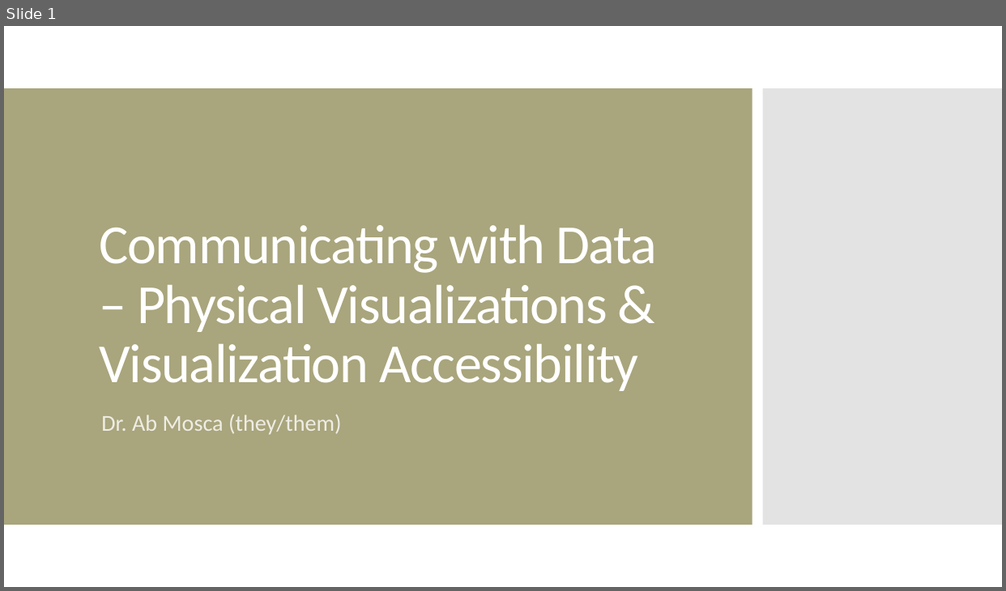
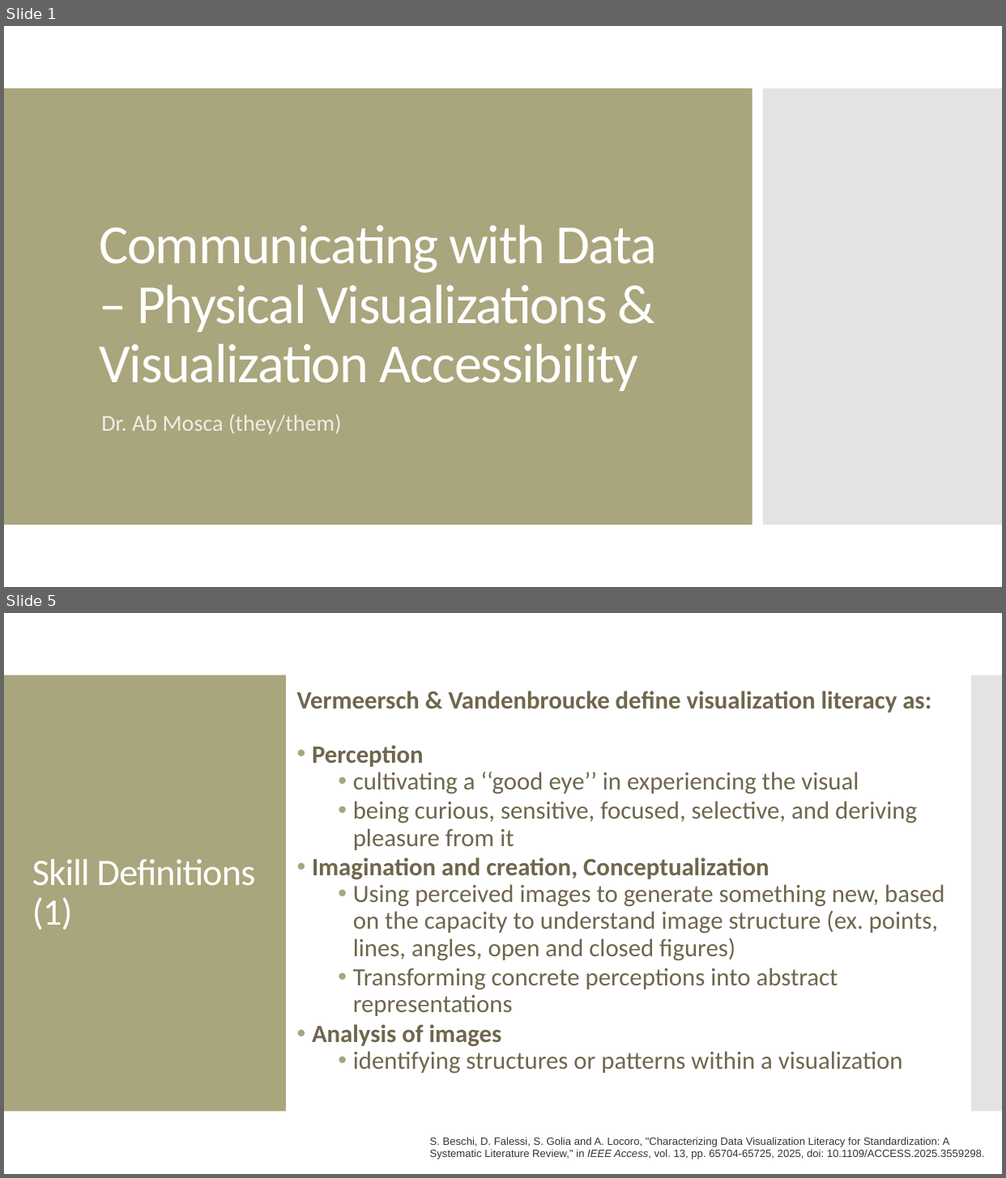
Before and after one commit to amosca01/SDS-CSC109, a slide deck: slides/13-visualization-literacy.pptx. Shown one above the other, each under a label of ours: slide 1 before the commit, slides 1 and 5 after it; the slides between them are not shown. The pictures are 1006x591 and 1006x1178 pixels, drawn with LibreOffice and Linux fonts; fonts in the diff are those of the drawing. Boxes give left, top, right and bottom in pixels: in the first picture for what was removed or moved away, otherwise in the second. Text is boxed around its words. In the diff, an @@ line names an element or a change of style, - is before the commit and + after.

```diff
--- a/slides/13-visualization-literacy.pptx
+++ b/slides/13-visualization-literacy.pptx
@@ slide 5 added at <box>4,613,1002,1174</box>, background #FFFFFF @@
@@ rectangle added at <box>4,675,286,1112</box>, fill #A9A57C @@
@@ rectangle added at <box>971,675,1002,1112</box>, fill #C8C8C8 at 50% opacity @@
@@ text added at <box>297,691,944,1074</box>, 24 pt, text #6F664C @@
+Vermeersch & Vandenbroucke define visualization literacy as:
+• Perception
+  • cultivating a ‘‘good eye’’ in experiencing the visual
+  • being curious, sensitive, focused, selective, and deriving pleasure from it
+• Imagination and creation, Conceptualization
+  • Using perceived images to generate something new, based on the capacity to understand image structure (ex. points, lines, angles, open and closed figures)
+  • Transforming concrete perceptions into abstract representations
+• Analysis of images
+  • identifying structures or patterns within a visualization
@@ title added at <box>32,859,256,930</box>, 36 pt, text #FFFFFF @@
+Skill Definitions (1)
@@ text added at <box>430,1137,985,1160</box>, 10.2 pt, text #333333 @@
+S. Beschi, D. Falessi, S. Golia and A. Locoro, "Characterizing Data Visualization Literacy for Standardization: A Systematic Literature Review," in IEEE Access, vol. 13, pp. 65704-65725, 2025, doi: 10.1109/ACCESS.2025.3559298.
```
Also in this commit, not shown: 1 slide changed, 36 other slides added, 4 other files.
